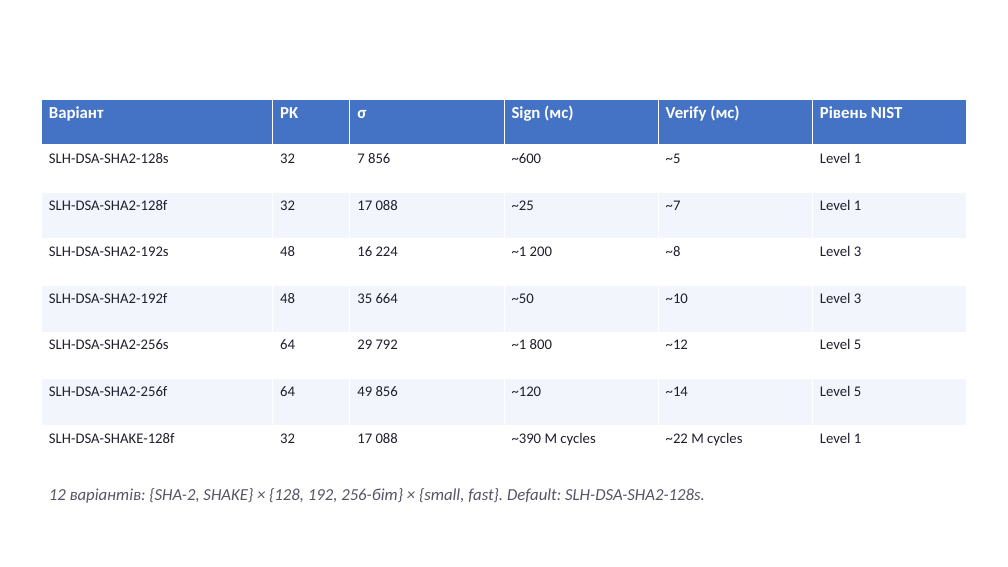
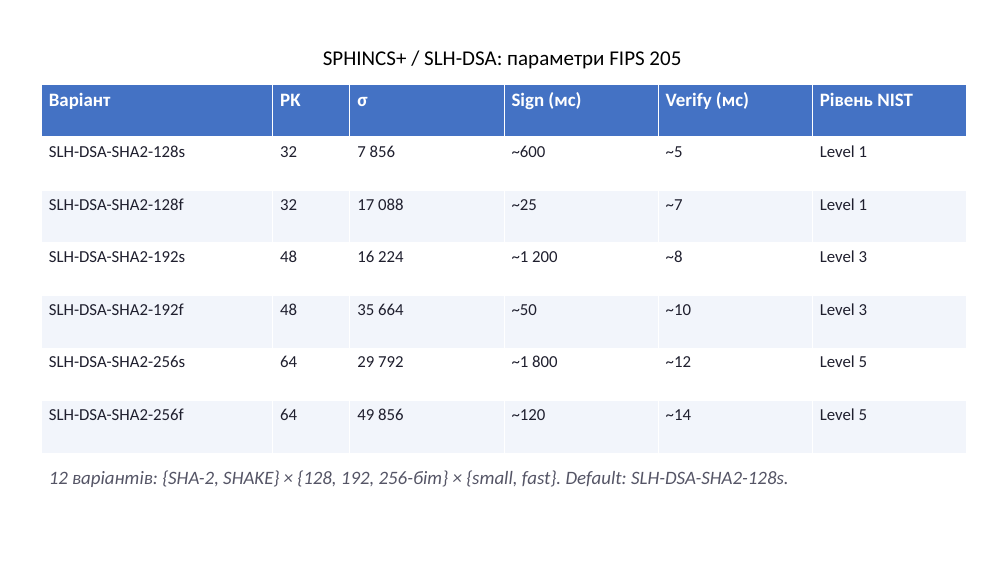
Before and after one commit to Andriykooo/ifntung-studies, a slide deck: slide 24 of Year 1/Постквантова криптографія/UA/2026/PPT/Презентація_7.pptx (slide 25 before the commit). Drawn at 1008x567 pixels with LibreOffice and Linux fonts; fonts in the diff are those of the drawing. Boxes give left, top, right and bottom in pixels: in the first picture for what was removed or moved away, otherwise in the second. Text is boxed around its words. In the diff, an @@ line names an element or a change of style, - is before the commit and + after.

Commit message:
feat(post-quantum-cryptography): update labs formatting. Fix lab and presentation

```diff
--- a/Year 1/Постквантова криптографія/UA/2026/PPT/Презентація_7.pptx
+++ b/Year 1/Постквантова криптографія/UA/2026/PPT/Презентація_7.pptx
@@ text added at [323, 51, 681, 69], 20 pt, text #000000 @@
+SPHINCS+ / SLH-DSA: параметри FIPS 205
@@ table at [42, 85, 967, 454] @@
-row 8: SLH-DSA-SHAKE-128f | 32 | 17 088 | ~390 M cycles | ~22 M cycles | Level 1
@@ table: place and size @@
-table at [42, 99, 967, 472]
+table at [42, 85, 967, 454]
@@ text "12 варіантів: {SHA-2, SHAKE} × ...": place and size @@
-text "12 варіантів: {SHA-2, SHAKE} × ..." at [49, 488, 705, 503]
+text "12 варіантів: {SHA-2, SHAKE} × ..." at [49, 470, 789, 487]
@@ text "12 варіантів: {SHA-2, SHAKE} × ..." at [49, 470, 789, 487]: size 16 to 18 pt @@
```
Also in this commit, not shown: 24 other slides changed, 1 slide removed, 4 other files.
